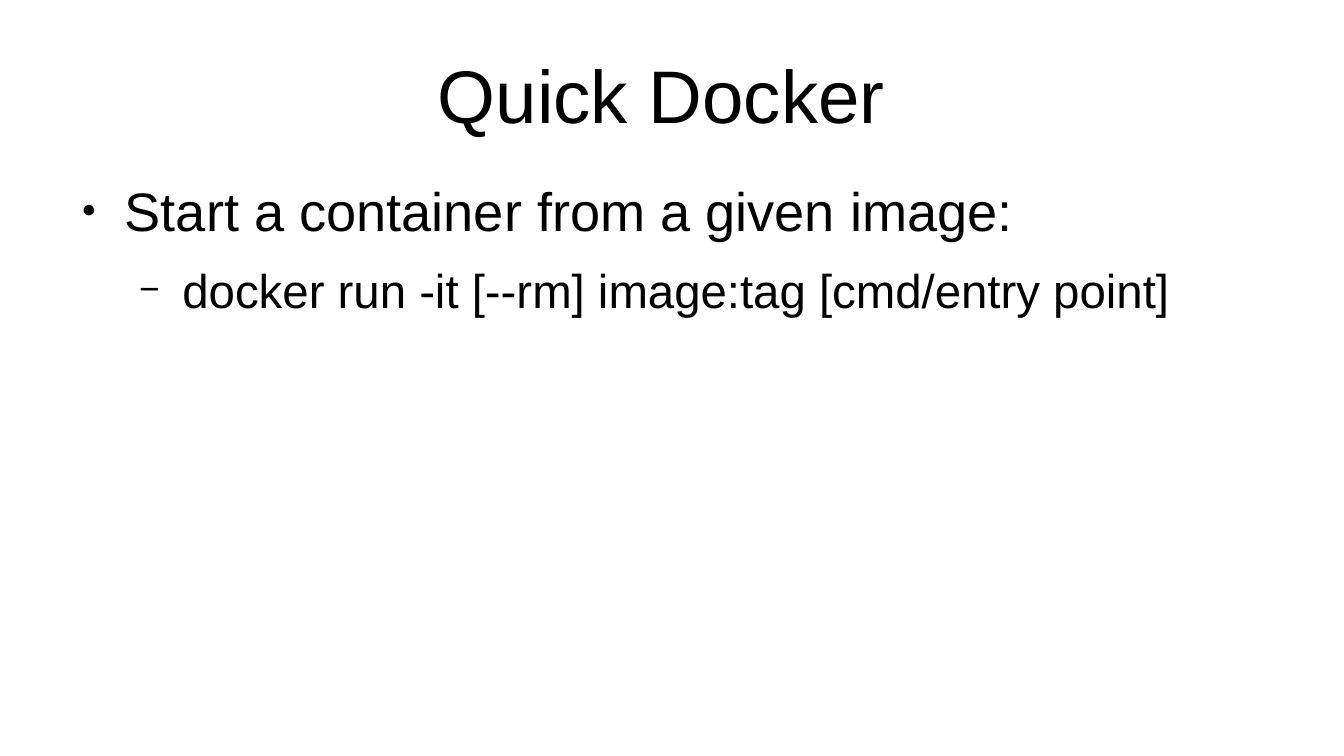
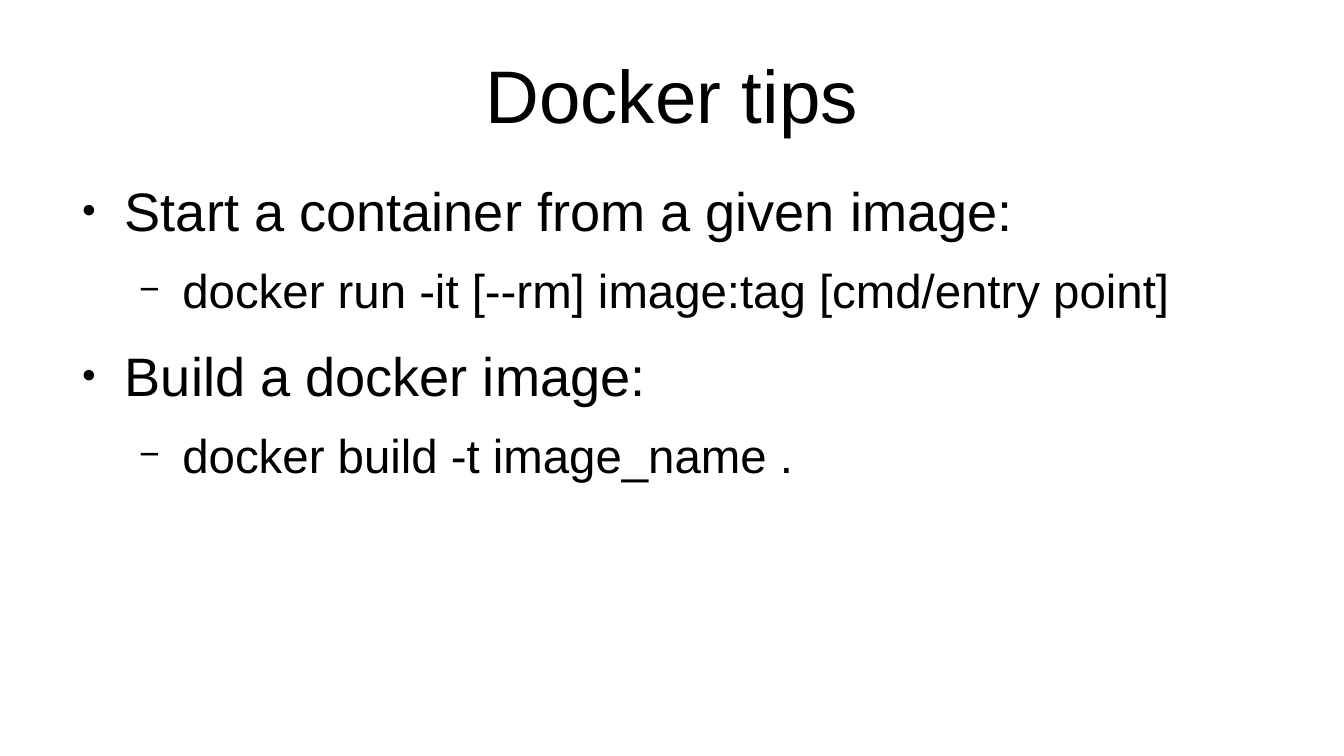
Before and after one commit to jeandet/PICo_Jupyter, a slide deck: slide 25 of PICoJupyter14042022Jeandet.odp (slide 21 before the commit). Drawn at 1344x756 pixels with LibreOffice and Linux fonts; fonts in the diff are those of the drawing. Boxes give left, top, right and bottom in pixels: in the first picture for what was removed or moved away, otherwise in the second. Text is boxed around its words. In the diff, an @@ line names an element or a change of style, - is before the commit and + after.

```diff
--- a/PICoJupyter14042022Jeandet.odp
+++ b/PICoJupyter14042022Jeandet.odp
@@ title at [485,69,858,137]: text changed @@
-Quick Docker
+Docker tips
@@ text at [125,356,767,483]: paragraphs added @@
+● Build a docker image:
+  − docker build -t image_name .
```
Also in this commit, not shown: 10 other slides changed, 5 slides added, 12 other files.
